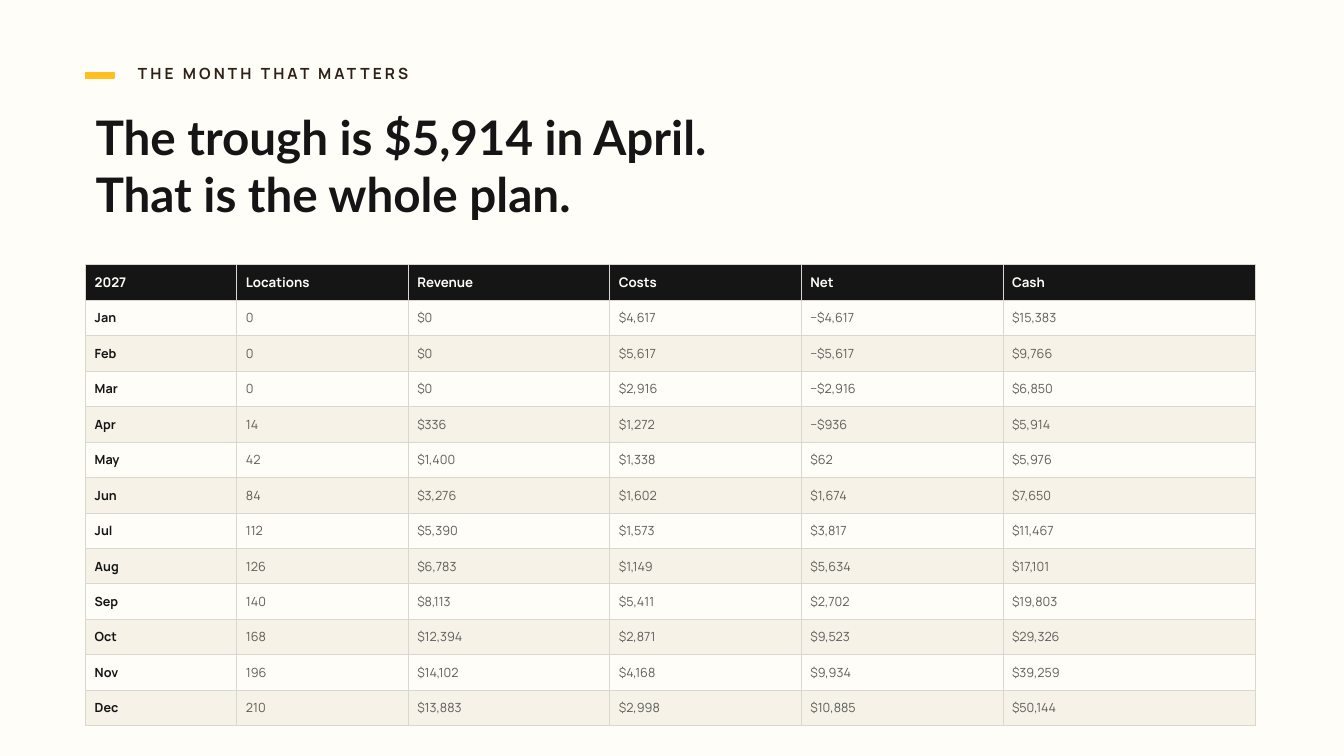
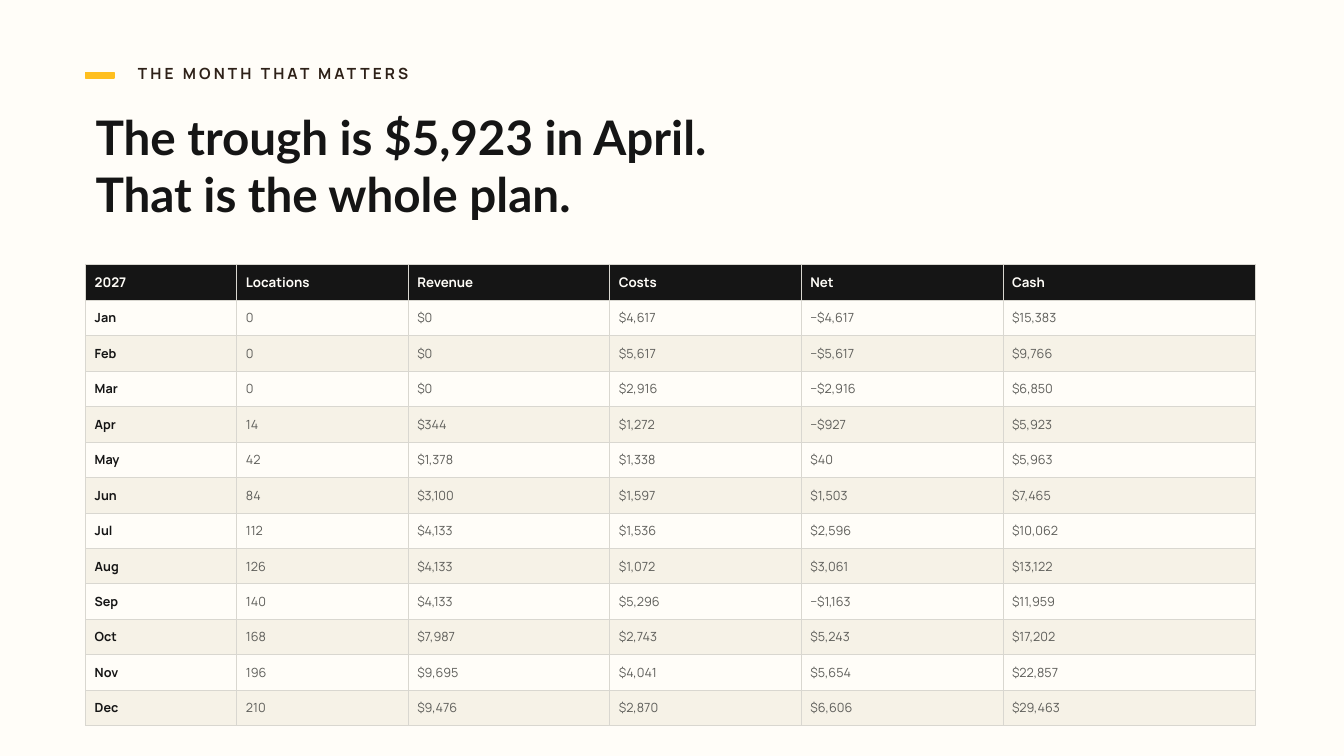
Before and after one commit to Kofiacheampong/trading, a slide deck: slide 12 of projects/garnsh-deck/garnsh-pitch-deck.pptx. Drawn at 1344x756 pixels with LibreOffice and Linux fonts; fonts in the diff are those of the drawing. Boxes give left, top, right and bottom in pixels: in the first picture for what was removed or moved away, otherwise in the second. Text is boxed around its words. In the diff, an @@ line names an element or a change of style, - is before the commit and + after.

```diff
--- a/projects/garnsh-deck/garnsh-pitch-deck.pptx
+++ b/projects/garnsh-deck/garnsh-pitch-deck.pptx
@@ text at (187,115,706,164): text changed @@
-The trough is $5,914 in April.
+The trough is $5,923 in April.
@@ table at (86,264,1255,717) @@
-row 5: Apr | 14 | $336 | $1,272 | −$936 | $5,914
+row 5: Apr | 14 | $344 | $1,272 | −$927 | $5,923
-row 6: May | 42 | $1,400 | $1,338 | $62 | $5,976
+row 6: May | 42 | $1,378 | $1,338 | $40 | $5,963
-row 7: Jun | 84 | $3,276 | $1,602 | $1,674 | $7,650
+row 7: Jun | 84 | $3,100 | $1,597 | $1,503 | $7,465
-row 8: Jul | 112 | $5,390 | $1,573 | $3,817 | $11,467
+row 8: Jul | 112 | $4,133 | $1,536 | $2,596 | $10,062
-row 9: Aug | 126 | $6,783 | $1,149 | $5,634 | $17,101
+row 9: Aug | 126 | $4,133 | $1,072 | $3,061 | $13,122
-row 10: Sep | 140 | $8,113 | $5,411 | $2,702 | $19,803
+row 10: Sep | 140 | $4,133 | $5,296 | −$1,163 | $11,959
-row 11: Oct | 168 | $12,394 | $2,871 | $9,523 | $29,326
+row 11: Oct | 168 | $7,987 | $2,743 | $5,243 | $17,202
-row 12: Nov | 196 | $14,102 | $4,168 | $9,934 | $39,259
+row 12: Nov | 196 | $9,695 | $4,041 | $5,654 | $22,857
-row 13: Dec | 210 | $13,883 | $2,998 | $10,885 | $50,144
+row 13: Dec | 210 | $9,476 | $2,870 | $6,606 | $29,463
```
Also in this commit, not shown: 4 other slides changed, 24 other files.
